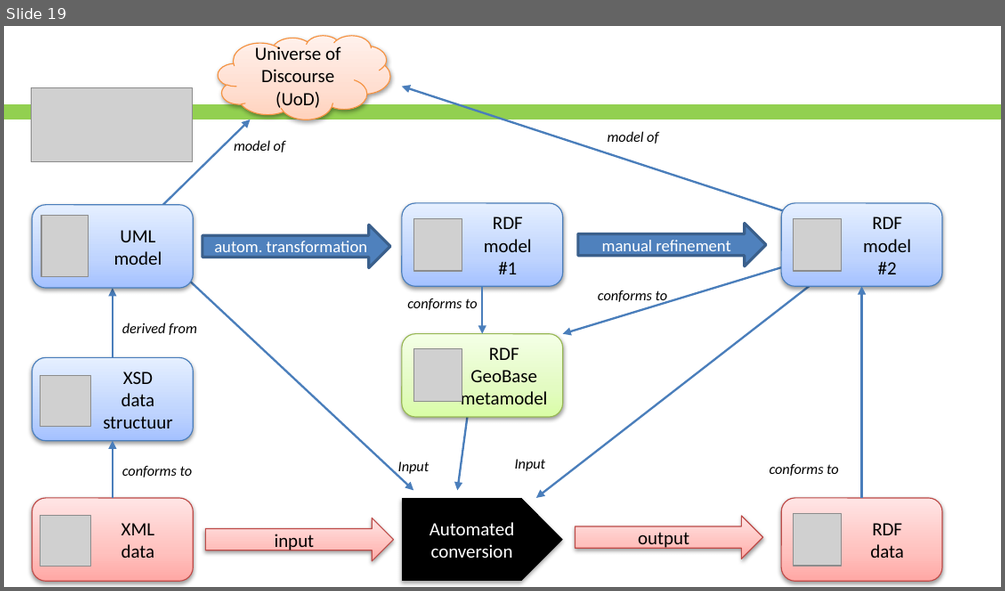
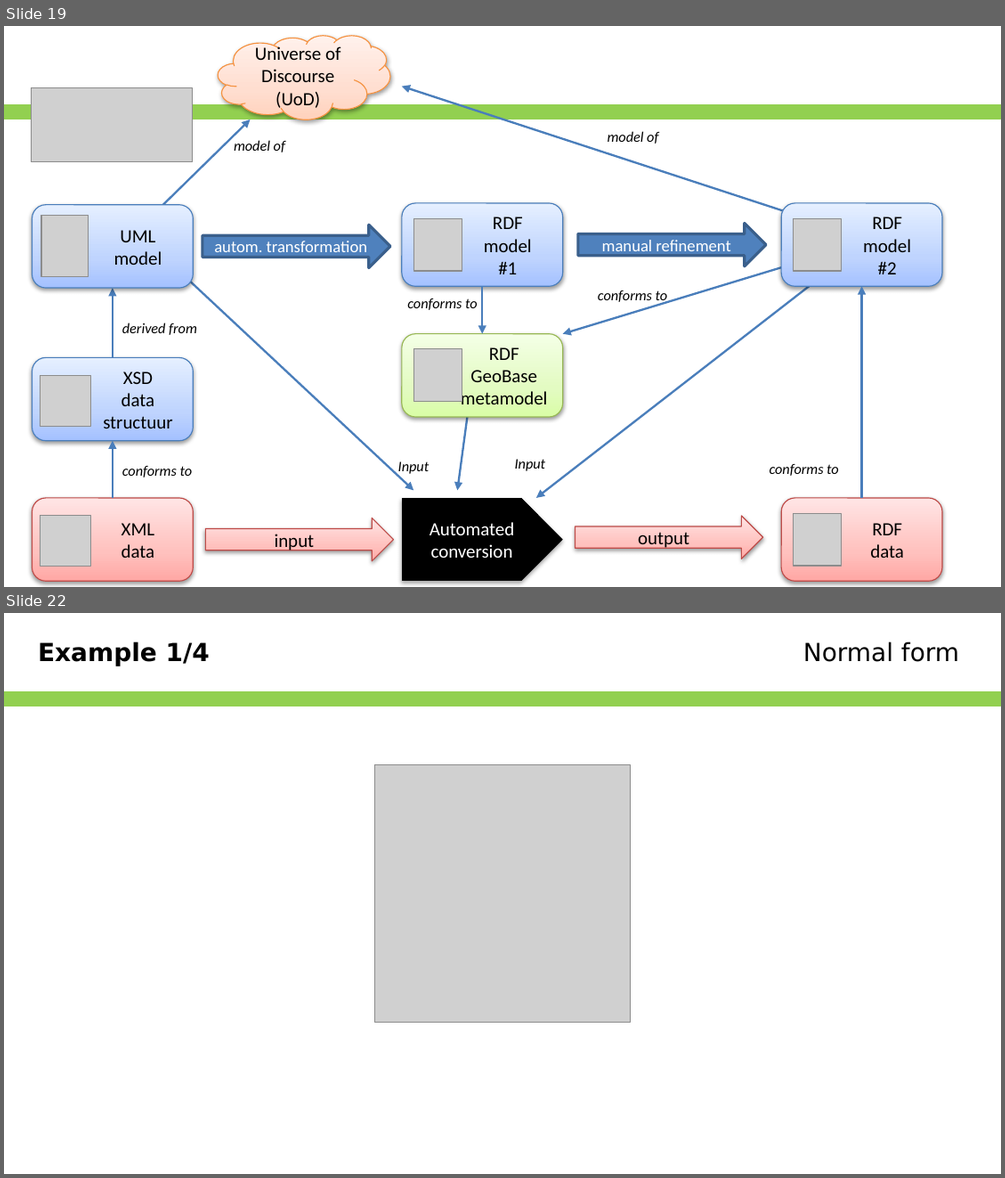
Before and after one commit to Geonovum/NEN3610-Linkeddata, a slide deck: Presentations/NEN3610-LD and ISO19103.pptx. Shown one above the other, each under a label of ours: slide 19 before the commit, slides 19 and 22 after it; the slides between them are not shown. The pictures are 1005x591 and 1005x1178 pixels, drawn with LibreOffice and Linux fonts; fonts in the diff are those of the drawing; grey boxes stand for pictures; background and template pictures are left out. Boxes give left, top, right and bottom in pixels: in the first picture for what was removed or moved away, otherwise in the second. Text is boxed around its words. In the diff, an @@ line names an element or a change of style, - is before the commit and + after.

```diff
--- a/Presentations/NEN3610-LD and ISO19103.pptx
+++ b/Presentations/NEN3610-LD and ISO19103.pptx
@@ slide 22 added at box(4, 613, 1001, 1174), background #FFFFFF; not listed: 1 template element that a slide beside it also shows @@
@@ text added at box(38, 641, 210, 666), 18 pt, text #000000, bold @@
+Example 1/4
@@ text added at box(803, 641, 959, 662), 18 pt, text #000000 @@
+Normal form
@@ picture added at box(375, 764, 630, 1022) @@
```
Also in this commit, not shown: 5 slides changed, 15 other slides added, 4 slides removed.
